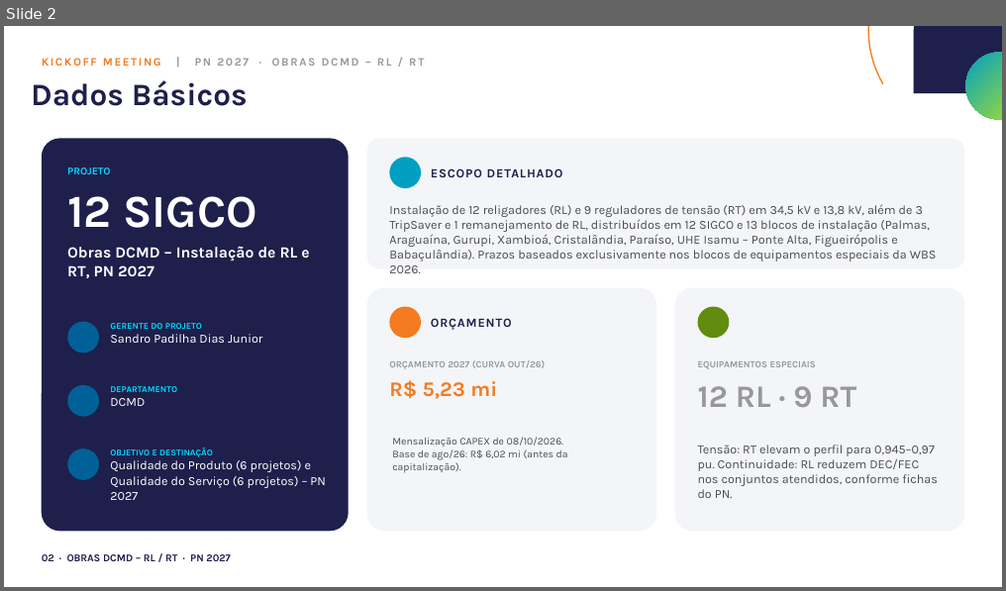
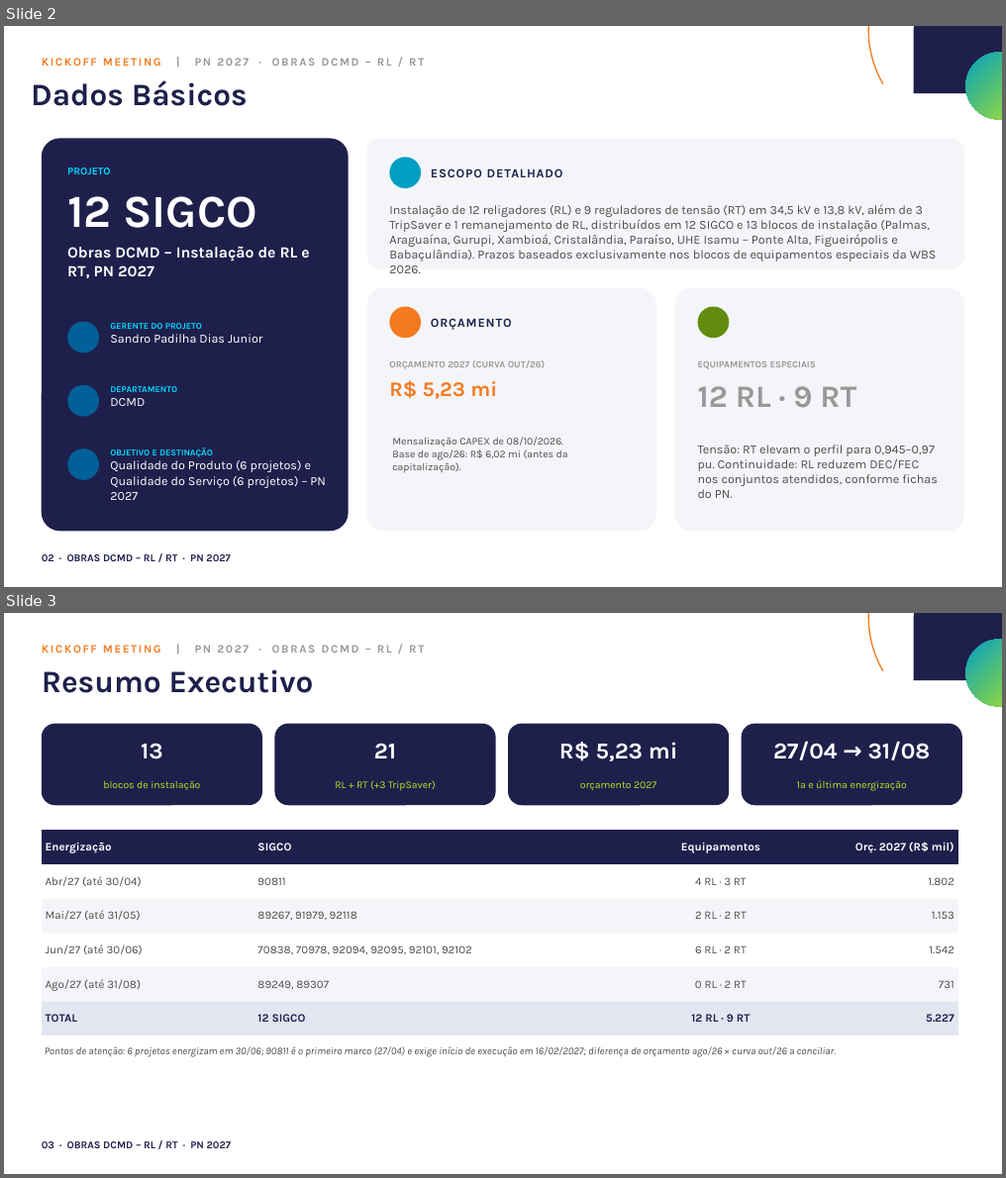
Before and after one commit to sandro-padilha/proposta_comercial, a slide deck: PN_2027/KOM_PN_2027_Obras_DCMD_RL_RT.pptx. Shown one above the other, each under a label of ours: slide 2 before the commit, slides 2 and 3 after it. The pictures are 1006x591 and 1006x1178 pixels, drawn with LibreOffice and Linux fonts; fonts in the diff are those of the drawing; background and template pictures are left out. Boxes give left, top, right and bottom in pixels: in the first picture for what was removed or moved away, otherwise in the second. Text is boxed around its words. In the diff, an @@ line names an element or a change of style, - is before the commit and + after.

```diff
--- a/PN_2027/KOM_PN_2027_Obras_DCMD_RL_RT.pptx
+++ b/PN_2027/KOM_PN_2027_Obras_DCMD_RL_RT.pptx
@@ slide 3 added at box(4, 613, 1002, 1174), background #FFFFFF; not listed: 3 template elements that a slide beside it also shows @@
@@ text added at box(42, 669, 314, 693), 30 pt, text #1F1F4C, bold @@
+Resumo Executivo
@@ text added at box(42, 645, 424, 653), 11 pt, text #989898, bold @@
+KICKOFF MEETING | PN 2027 · OBRAS DCMD – RL / RT
@@ rounded rectangle added at box(42, 724, 262, 805), fill #1F1F4C @@
@@ rounded rectangle added at box(275, 724, 496, 805), fill #1F1F4C @@
@@ rounded rectangle added at box(508, 724, 729, 805), fill #1F1F4C @@
@@ rounded rectangle added at box(742, 724, 962, 805), fill #1F1F4C @@
@@ text added at box(141, 743, 163, 760), 22 pt, text #FFFFFF, bold @@
+13
@@ text added at box(374, 743, 396, 759), 22 pt, text #FFFFFF, bold @@
+21
@@ text added at box(559, 742, 677, 761), 22 pt, text #FFFFFF, bold @@
+R$ 5,23 mi
@@ text added at box(773, 741, 931, 761), 22 pt, text #FFFFFF, bold @@
+27/04 → 31/08
@@ text added at box(103, 781, 200, 790), 10 pt, text #B5E622 @@
+blocos de instalação
@@ text added at box(335, 780, 436, 791), 10 pt, text #B5E622 @@
+RL + RT (+3 TripSaver)
@@ text added at box(580, 781, 656, 790), 10 pt, text #B5E622 @@
+orçamento 2027
@@ text added at box(797, 780, 907, 791), 10 pt, text #B5E622 @@
+1ª e última energização
@@ table added at box(42, 830, 958, 1037), 6 rows, 4 columns @@
+Energização | SIGCO | Equipamentos | Orç. 2027 (R$ mil)
+Abr/27 (até 30/04) | 90811 | 4 RL · 3 RT | 1.802
+Mai/27 (até 31/05) | 89267, 91979, 92118 | 2 RL · 2 RT | 1.153
+Jun/27 (até 30/06) | 70838, 70978, 92094, 92095, 92101, 92102 | 6 RL · 2 RT | 1.542
+Ago/27 (até 31/08) | 89249, 89307 | 0 RL · 2 RT | 731
+TOTAL | 12 SIGCO | 12 RL · 9 RT | 5.227
@@ text added at box(45, 1047, 836, 1058), 10 pt, text #4D4D4D, italic @@
+Pontos de atenção: 6 projetos energizam em 30/06; 90811 é o primeiro marco (27/04) e exige início de execução em 16/02/2027; diferença de orçamento ago/26 × curva out/26 a conciliar.
@@ text added at box(42, 1142, 232, 1149), 10 pt, text #1F1F4C, bold @@
+03 · OBRAS DCMD – RL / RT · PN 2027
```
Also in this commit, not shown: 10 slides changed, 1 other slide added, 2 other files.
